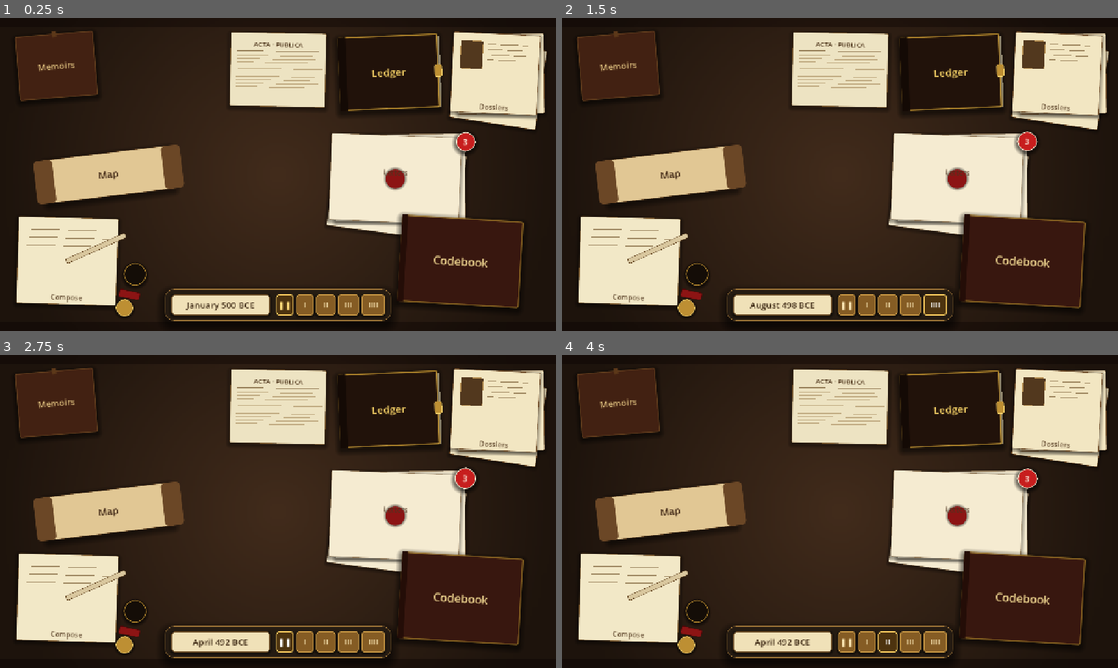
Above: before the commit, frames 1-4 (two rows, left to right).
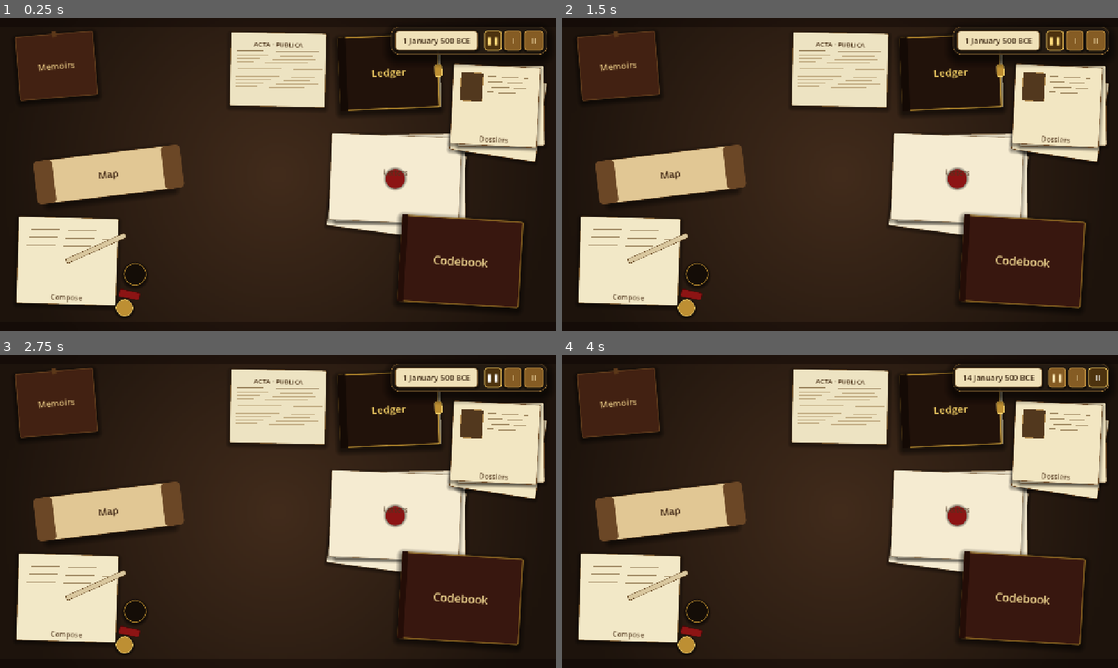
Above: after the commit, the same moments.

Repository: sweetpickle-24/silent-dominion
Game: Godot game, scene res://scenes/table/table.tscn
The game is run twice, just before and just after one commit, with the same random seed, the same clock (stepped at 60 frames per second) and the same inputs.
Inputs (mouse positions are in pixels of both pictures, inside the frame that each line leads up to):
- Up to frame 1 (0.25 s): no input
- Up to frame 2 (1.5 s): click (912, 305) at 0.5 s, where only the run before the commit has a clickable "III"; click (934, 305) at 1.25 s, where only the run before the commit has a clickable "IIII"
- Up to frame 3 (2.75 s): click "❚❚" at 2 s
- Up to frame 4 (4 s): click "I" at 2.75 s; click "II" at 3.5 s

The runs differ from the first frame. In frame 1, 8.3% of the frame differs, in the area x 29-99%, y 2-98%; in frame 2, 8.3%; in frame 3, 8.3%; in frame 4, 8.3%.

Commit message:
fix: move time dial top-right, full date label, three speeds only

Diff:
--- a/scenes/table/table.gd
+++ b/scenes/table/table.gd
@@ -29,8 +29,6 @@
 @onready var _btn_pause: Button       = $TimeDial/HBox/Markers/Pause
 @onready var _btn_day: Button         = $TimeDial/HBox/Markers/Day
 @onready var _btn_month: Button       = $TimeDial/HBox/Markers/Month
-@onready var _btn_year: Button        = $TimeDial/HBox/Markers/Year
-@onready var _btn_decade: Button      = $TimeDial/HBox/Markers/Decade
 
 @onready var _panel_layer: Control    = $PanelLayer
 @onready var _dimmer: ColorRect       = $PanelLayer/Dimmer
@@ -265,14 +263,10 @@
 	_btn_pause.button_group  = group
 	_btn_day.button_group    = group
 	_btn_month.button_group  = group
-	_btn_year.button_group   = group
-	_btn_decade.button_group = group
 
 	_btn_pause.pressed.connect(func() -> void:  GameClock.set_speed(GameClock.Speed.PAUSED))
 	_btn_day.pressed.connect(func() -> void:    GameClock.set_speed(GameClock.Speed.DAY))
 	_btn_month.pressed.connect(func() -> void:  GameClock.set_speed(GameClock.Speed.MONTH))
-	_btn_year.pressed.connect(func() -> void:   GameClock.set_speed(GameClock.Speed.YEAR))
-	_btn_decade.pressed.connect(func() -> void: GameClock.set_speed(GameClock.Speed.DECADE))
 
 	GameClock.day_passed.connect(_on_day_passed)
 	GameClock.speed_changed.connect(_on_speed_changed)
@@ -291,8 +285,6 @@
 	_btn_pause.set_pressed_no_signal(speed  == GameClock.Speed.PAUSED)
 	_btn_day.set_pressed_no_signal(speed    == GameClock.Speed.DAY)
 	_btn_month.set_pressed_no_signal(speed  == GameClock.Speed.MONTH)
-	_btn_year.set_pressed_no_signal(speed   == GameClock.Speed.YEAR)
-	_btn_decade.set_pressed_no_signal(speed == GameClock.Speed.DECADE)
 
 
 func _refresh_time_display() -> void:
--- a/scenes/table/table.tscn
+++ b/scenes/table/table.tscn
@@ -925,9 +925,9 @@
 anchor_left = 1.0
 anchor_right = 1.0
 offset_left = -240.0
-offset_top = 36.0
+offset_top = 110.0
 offset_right = -40.0
-offset_bottom = 220.0
+offset_bottom = 294.0
 grow_horizontal = 0
 mouse_filter = 0
 rotation = 0.05
@@ -1160,22 +1160,19 @@
 vertical_alignment = 1
 
 ; ==============================================================================
-; Time dial (bottom-centre stone plinth with date + brass speed markers)
+; Time dial (top-right stone plinth with date + brass speed markers)
 ; ==============================================================================
 
 [node name="TimeDial" type="Control" parent="."]
 layout_mode = 1
-anchors_preset = 7
-anchor_left = 0.5
-anchor_top = 1.0
-anchor_right = 0.5
-anchor_bottom = 1.0
-offset_left = -260.0
-offset_top = -96.0
-offset_right = 260.0
-offset_bottom = -24.0
-grow_horizontal = 2
-grow_vertical = 0
+anchors_preset = 1
+anchor_left = 1.0
+anchor_right = 1.0
+offset_left = -380.0
+offset_top = 20.0
+offset_right = -20.0
+offset_bottom = 84.0
+grow_horizontal = 0
 mouse_filter = 2
 
 [node name="Plinth" type="Panel" parent="TimeDial"]
@@ -1217,8 +1214,8 @@
 layout_mode = 2
 mouse_filter = 2
 theme_override_colors/font_color = Color(0.22, 0.14, 0.06, 1)
-theme_override_font_sizes/font_size = 20
-text = "January 500 BCE"
+theme_override_font_sizes/font_size = 18
+text = "1 January 500 BCE"
 horizontal_alignment = 1
 vertical_alignment = 1
 
@@ -1269,34 +1266,6 @@
 theme_override_styles/focus = SubResource("StyleBox_marker_pressed")
 text = "II"
 
-[node name="Year" type="Button" parent="TimeDial/HBox/Markers"]
-custom_minimum_size = Vector2(48, 44)
-layout_mode = 2
-toggle_mode = true
-theme_override_colors/font_color = Color(0.98, 0.9, 0.7, 1)
-theme_override_colors/font_hover_color = Color(1, 0.96, 0.78, 1)
-theme_override_colors/font_pressed_color = Color(1, 0.86, 0.48, 1)
-theme_override_font_sizes/font_size = 18
-theme_override_styles/normal = SubResource("StyleBox_marker_normal")
-theme_override_styles/hover = SubResource("StyleBox_marker_hover")
-theme_override_styles/pressed = SubResource("StyleBox_marker_pressed")
-theme_override_styles/focus = SubResource("StyleBox_marker_pressed")
-text = "III"
-
-[node name="Decade" type="Button" parent="TimeDial/HBox/Markers"]
-custom_minimum_size = Vector2(54, 44)
-layout_mode = 2
-toggle_mode = true
-theme_override_colors/font_color = Color(0.98, 0.9, 0.7, 1)
-theme_override_colors/font_hover_color = Color(1, 0.96, 0.78, 1)
-theme_override_colors/font_pressed_color = Color(1, 0.86, 0.48, 1)
-theme_override_font_sizes/font_size = 18
-theme_override_styles/normal = SubResource("StyleBox_marker_normal")
-theme_override_styles/hover = SubResource("StyleBox_marker_hover")
-theme_override_styles/pressed = SubResource("StyleBox_marker_pressed")
-theme_override_styles/focus = SubResource("StyleBox_marker_pressed")
-text = "IIII"
-
 ; ==============================================================================
 ; Overlay panel (shown when an object is clicked)
 ; ==============================================================================
--- a/scripts/game_clock.gd
+++ b/scripts/game_clock.gd
@@ -15,7 +15,7 @@
 signal year_passed(year: int)
 signal speed_changed(speed: int)
 
-enum Speed { PAUSED, DAY, MONTH, YEAR, DECADE }
+enum Speed { PAUSED, DAY, MONTH }
 
 const DAYS_PER_MONTH: int = 30
 const MONTHS_PER_YEAR: int = 12
@@ -32,8 +32,6 @@
 	Speed.PAUSED: 0.0,
 	Speed.DAY:    1.0,
 	Speed.MONTH:  float(DAYS_PER_MONTH),                  # 1s = 1 month
-	Speed.YEAR:   float(DAYS_PER_YEAR),                   # 1s = 1 year
-	Speed.DECADE: float(DAYS_PER_YEAR) * 10.0,            # 1s = 1 decade
 }
 
 var year: int = -500
@@ -71,13 +69,6 @@
 
 
 func format_date() -> String:
-	# "January 500 BCE"
-	var bce_year: int = -year
-	var idx: int = clampi(month, 1, MONTHS_PER_YEAR) - 1
-	return "%s %d BCE" % [MONTH_NAMES[idx], bce_year]
-
-
-func format_date_full() -> String:
 	# "1 January 500 BCE"
 	var bce_year: int = -year
 	var idx: int = clampi(month, 1, MONTHS_PER_YEAR) - 1
